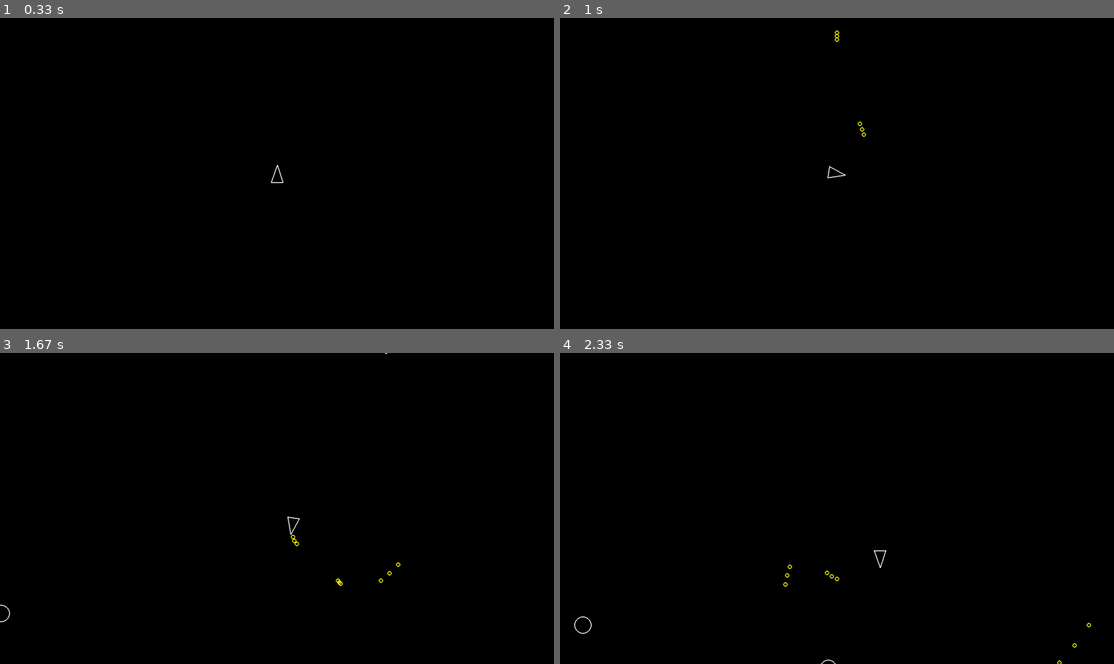
Above: before the commit, frames 1-4 (two rows, left to right).
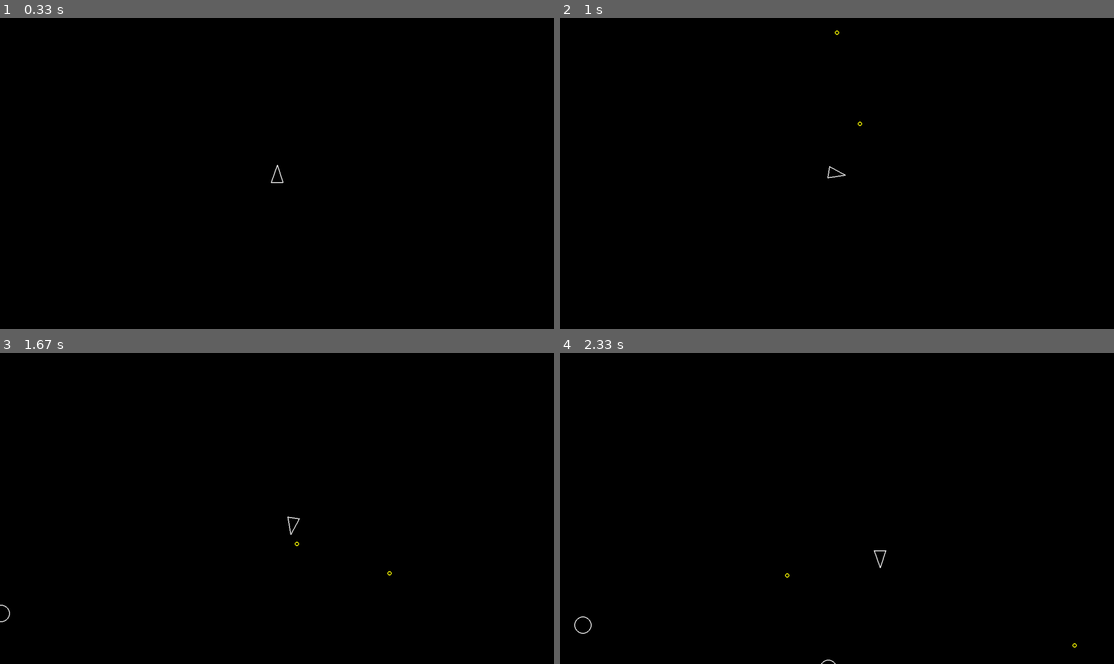
Above: after the commit, the same moments.

Repository: paulhunter/pygame-asteroids
Game: pygame game, started from main.py
The game is run twice, just before and just after one commit, with the same random seed, the same clock (stepped at 60 frames per second) and the same inputs.
Inputs:
- Up to frame 1 (0.33 s): no input
- Up to frame 2 (1 s): tap Space at 0.33, 0.73 s; hold Right from 0.67 s (still down)
- Up to frame 3 (1.67 s): tap Space at 1.03, 1.23, 1.57 s; release Right at 1.13 s; hold Up 1.17-1.47 s; hold Right from 1.5 s (still down)
- Up to frame 4 (2.33 s): tap Space at 1.87, 2.07 s; release Right at 1.97 s; hold Left from 2 s (still down)

Frame 1 is identical in both runs. In frame 2, less than 0.1% of the frame differs, in the area x 49-56%, y 5-39%; in frame 3, less than 0.1%; in frame 4, less than 0.1%, in the area x 40-96%, y 67-100%.

Commit message:
implement phaser cooldown

Diff:
--- a/constants.py
+++ b/constants.py
@@ -11,5 +11,6 @@
 PLAYER_MAX_SPEED = 200 # pixels per second
 PLAYER_ACCELERATION = 500 # pixels per second per second
 PLAYER_SHOOT_SPEED = 500 # pixels per second
+PLAYER_SHOOT_COOLDOWN = 0.3 # seconds
 
 SHOT_RADIUS = 5 # pixels
--- a/player.py
+++ b/player.py
@@ -14,6 +14,7 @@
                     , PLAYER_ACCELERATION \
                     , PLAYER_MAX_SPEED \
                     , PLAYER_SHOOT_SPEED \
+                    , PLAYER_SHOOT_COOLDOWN \
                     , SHOT_RADIUS \
                     , SCREEN_WIDTH \
                     , SCREEN_HEIGHT
@@ -25,6 +26,7 @@
     def __init__(self, x, y):
         # degrees clockwise from north
         self.rotation = 0
+        self.shotCooldown = 0
         super().__init__(x, y, PLAYER_RADIUS)
 
     #
@@ -98,5 +100,8 @@
         self.position = newPos;
 
         # SHOOTING CONTROLS + SHOOTING
-        if keys[pygame.K_SPACE]:
+        if self.shotCooldown > 0:
+            self.shotCooldown -= dt
+        elif keys[pygame.K_SPACE]:
+            self.shotCooldown = PLAYER_SHOOT_COOLDOWN
             self.shoot()
